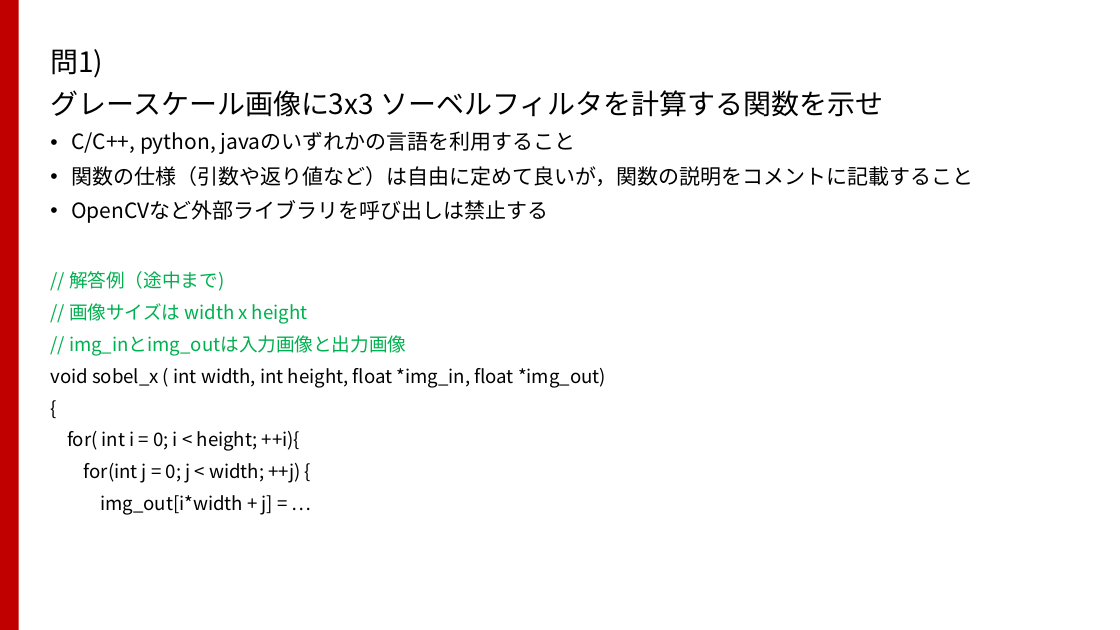
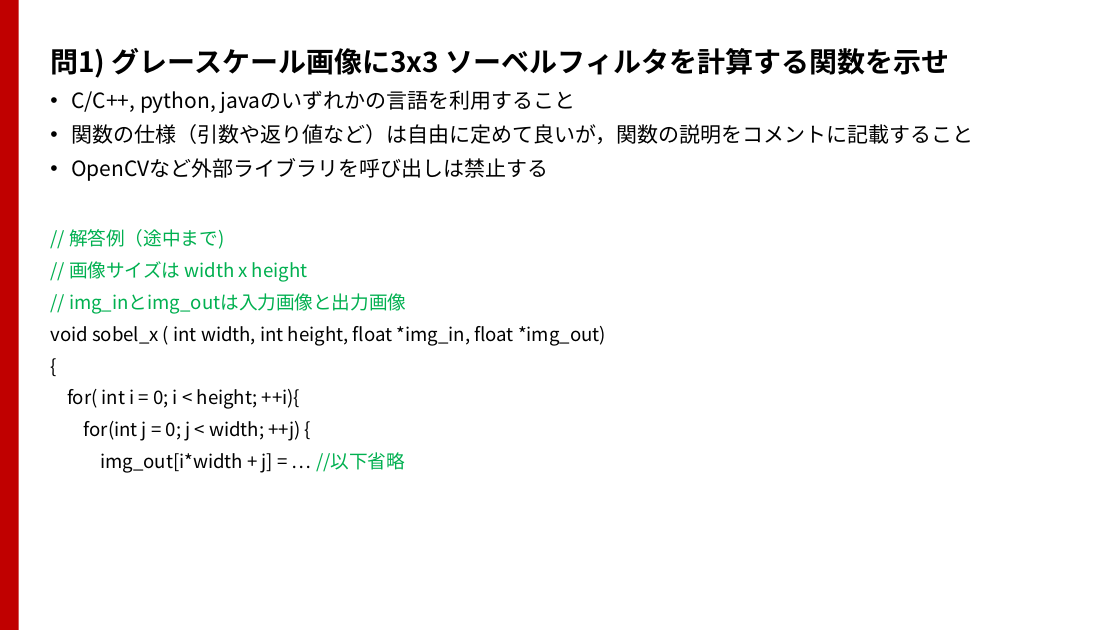
Before and after one commit to TakashiIjiri/TakashiIjiri.github.io, a slide deck: slide 3 of classes/dm2017/DigitalMedia2_14.pptx. Drawn at 1120x630 pixels with LibreOffice and Linux fonts; fonts in the diff are those of the drawing. Boxes give left, top, right and bottom in pixels: in the first picture for what was removed or moved away, otherwise in the second. Text is boxed around its words. In the diff, an @@ line names an element or a change of style, - is before the commit and + after.

```diff
--- a/classes/dm2017/DigitalMedia2_14.pptx
+++ b/classes/dm2017/DigitalMedia2_14.pptx
@@ text at [50, 48, 949, 78]: text changed; bold on @@
-問1)
-グレースケール画像に3x3 ソーベルフィルタを計算する関数を示せ
+問1) グレースケール画像に3x3 ソーベルフィルタを計算する関数を示せ
@@ text at [100, 452, 405, 473]: text changed @@
-img_out[i*width + j] = …
+img_out[i*width + j] = … //以下省略
```
Also in this commit, not shown: 2 other slides changed, 1 other file.
